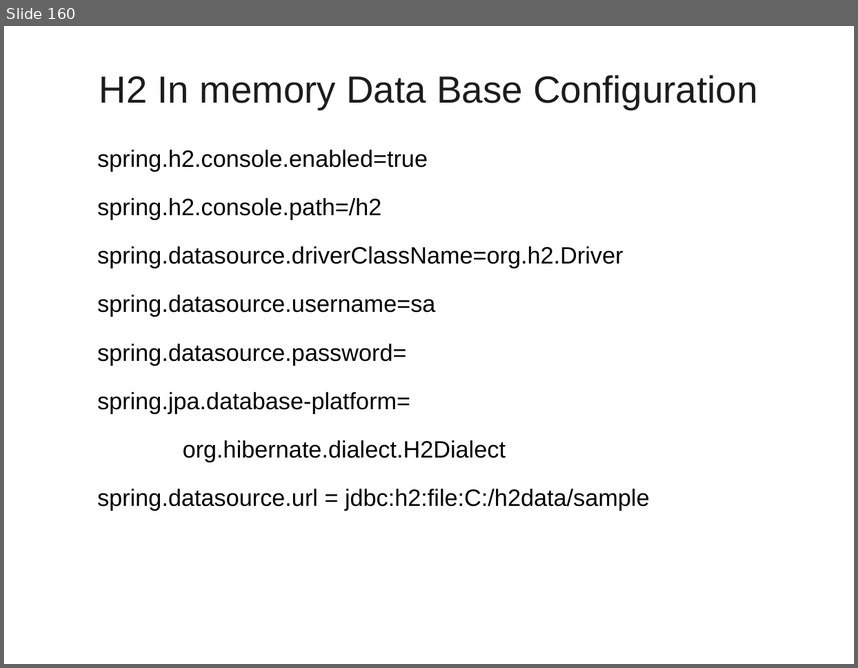
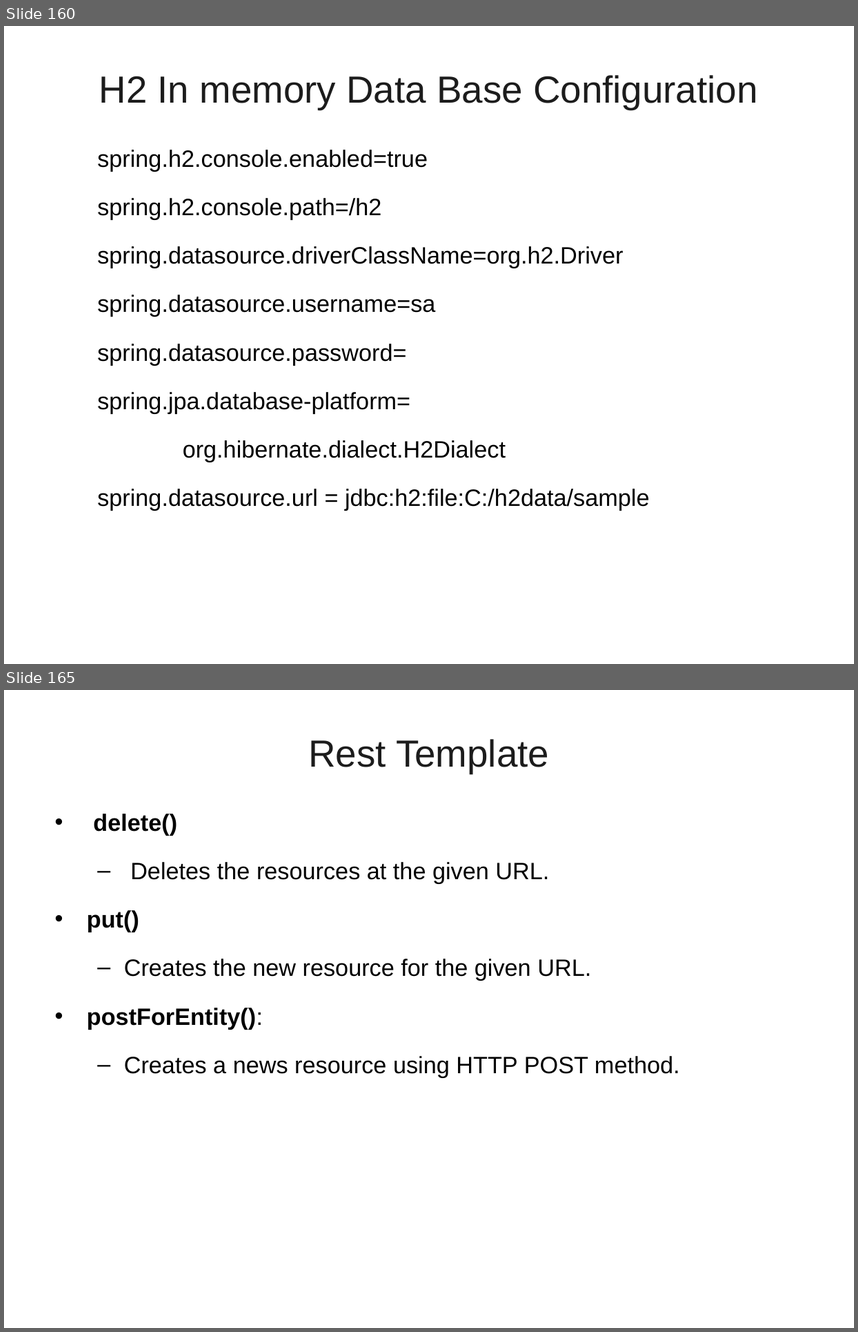
Before and after one commit to vatsanTraining/corejava, a slide deck: SpringBoot_Module1.ppt. Shown one above the other, each under a label of ours: slide 160 before the commit, slides 160 and 165 after it; the slides between them are not shown. The pictures are 858x668 and 858x1332 pixels, drawn with LibreOffice and Linux fonts; fonts in the diff are those of the drawing; background and template pictures are left out. Boxes give left, top, right and bottom in pixels: in the first picture for what was removed or moved away, otherwise in the second. Text is boxed around its words. In the diff, an @@ line names an element or a change of style, - is before the commit and + after.

```diff
--- a/SpringBoot_Module1.ppt
+++ b/SpringBoot_Module1.ppt
@@ slide 165 added at [4, 690, 854, 1328], background picture (left out) @@
@@ title added at [308, 739, 549, 773], 32 pt, text #1C1C1C @@
+Rest Template
@@ text added at [87, 814, 680, 1077], 20 pt, text #000000 @@
+• delete()
+  – Deletes the resources at the given URL.
+• put()
+  – Creates the new resource for the given URL.
+• postForEntity():
+  – Creates a news resource using HTTP POST method.
```
Also in this commit, not shown: 15 other slides added.
